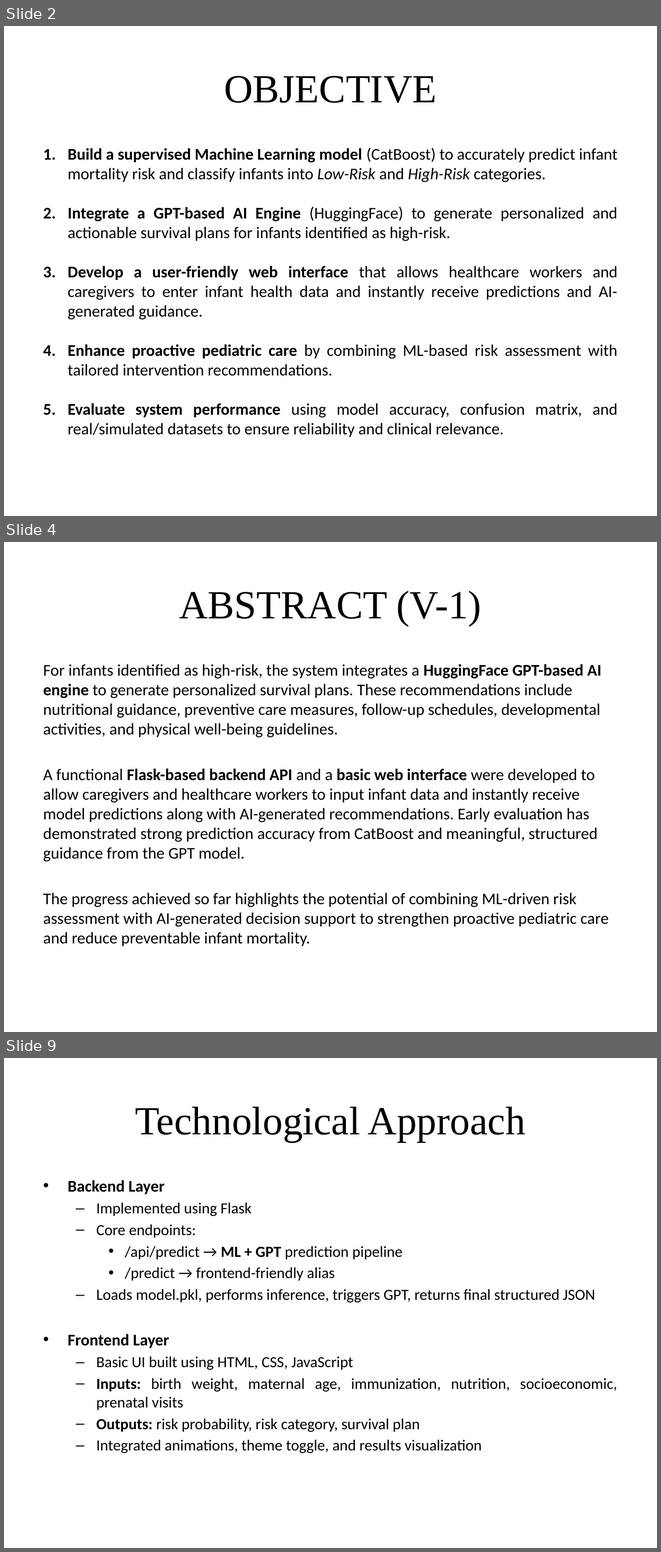
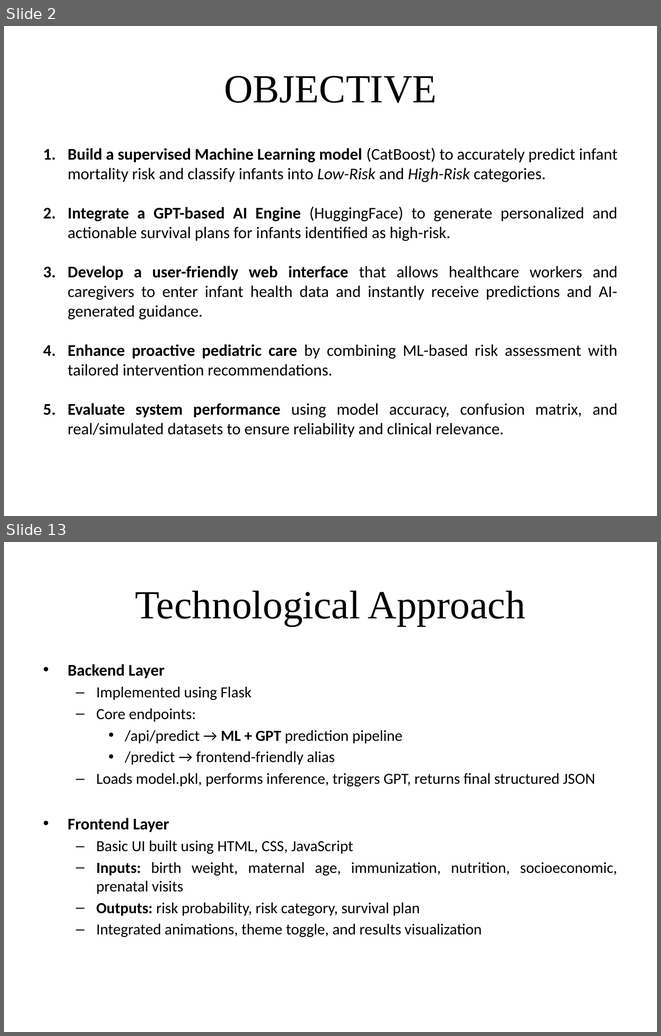
Before and after one commit to Lalithreddy-12/Intelligent-Infant-Health-Predictor-With-Personalized-AI-Guidance, a slide deck: Docs/Ppt/First Review.pptx. Shown one above the other, each under a label of ours: slides 2, 4 and 9 before the commit, slides 2 and 13 after it; the slides between them are not shown. The pictures are 661x1552 and 661x1036 pixels, drawn with LibreOffice and Linux fonts; fonts in the diff are those of the drawing. Boxes give left, top, right and bottom in pixels: in the first picture for what was removed or moved away, otherwise in the second. Text is boxed around its words. In the diff, an @@ line names an element or a change of style, - is before the commit and + after.

```diff
--- a/Docs/Ppt/First Review.pptx
+++ b/Docs/Ppt/First Review.pptx
@@ slide 4 removed at (4, 542, 657, 1032), background #FFFFFF @@
@@ title removed at (179, 591, 482, 626) @@
-ABSTRACT (V-1)
@@ text removed at (43, 664, 609, 946) @@
-For infants identified as high-risk, the system integrates a HuggingFace GPT-based AI engine to generate personalized survival plans. These recommendations include nutritional guidance, preventive care measures, follow-up schedules, developmental activities, and physical well-being guidelines.
-A functional Flask-based backend API and a basic web interface were developed to allow caregivers and healthcare workers to input infant data and instantly receive model predictions along with AI-generated recommendations. Early evaluation has demonstrated strong prediction accuracy from CatBoost and meaningful, structured guidance from the GPT model.
-The progress achieved so far highlights the potential of combining ML-driven risk assessment with AI-generated decision support to strengthen proactive pediatric care and reduce preventable infant mortality.
@@ what was slide 9 is now slide 13 @@
```
Also in this commit, not shown: 4 slides changed, 7 slides added, 2 other slides removed.
